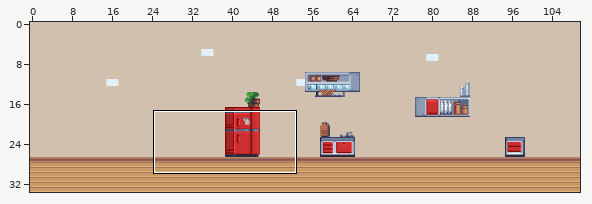
Tiled map: src/assets/tilemaps/level-2/eleanor.tmx. Above: a wide view before the commit, with the close-up outlined.
Close-up. The starting point:
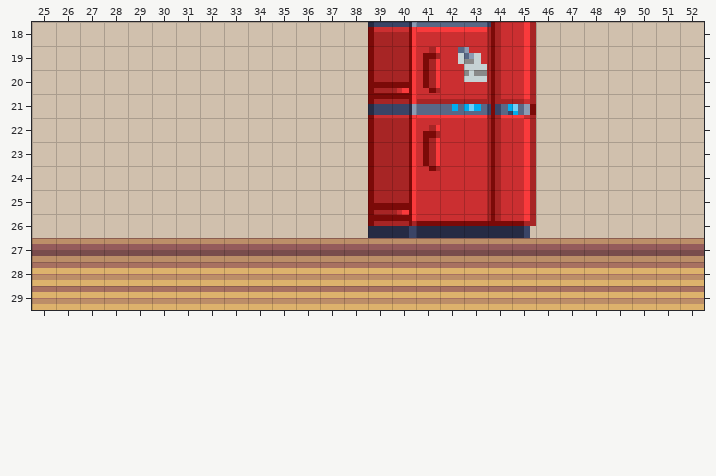
Cells are 16x16 px. Shown: x 25..52, y 18..29. The commit also changed other parts of the map, which this record leaves out. Not drawn, because the pictures are missing: unchanged layer "Water".
The same view after the edit:
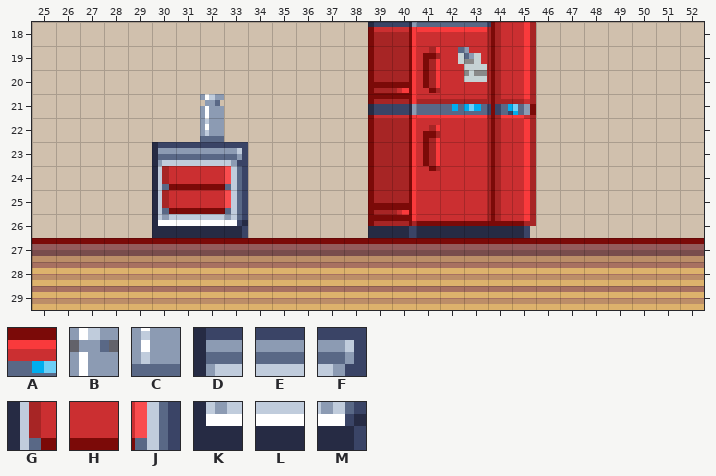
Key: from "kitchen-shee-flattenedt": A 64, B 377, C 437, D 1321, E 1322, F 1324, G 1381, H 1382, J 1384, K 1501, L 1502, M 1504.
_ is an empty cell.
Tiles of an added or newly shown layer are drawn over the layers below it.
Change:
Layer "Etc":
The author put tile B in row 21 at x 32.
The author put tile C in row 22 at x 32.
Layer "Collision" (added):
The author put tile A in row 27 at x 25 to 52.
Layer "Platforms":
The author put tile D in row 23 at x 30.
The author put tile E in row 23 at x 31 to 32.
The author put tile F in row 23 at x 33.
The author put tile G in rows 24 to 25 at x 30.
The author put tile H in rows 24 to 25 at x 31 to 32.
The author put tile J in rows 24 to 25 at x 33.
The author put tile K in row 26 at x 30.
The author put tile L in row 26 at x 31 to 32.
The author put tile M in row 26 at x 33.
